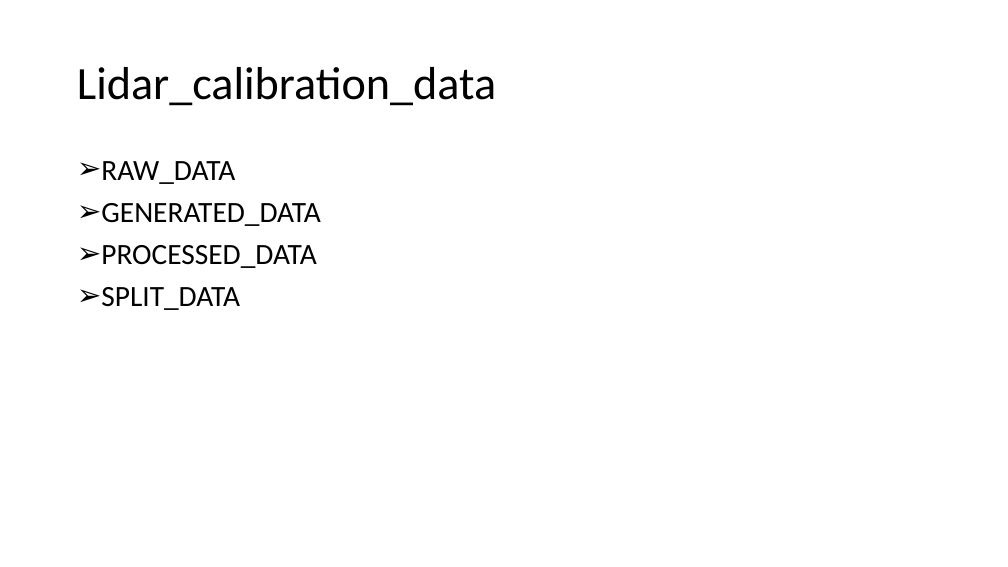
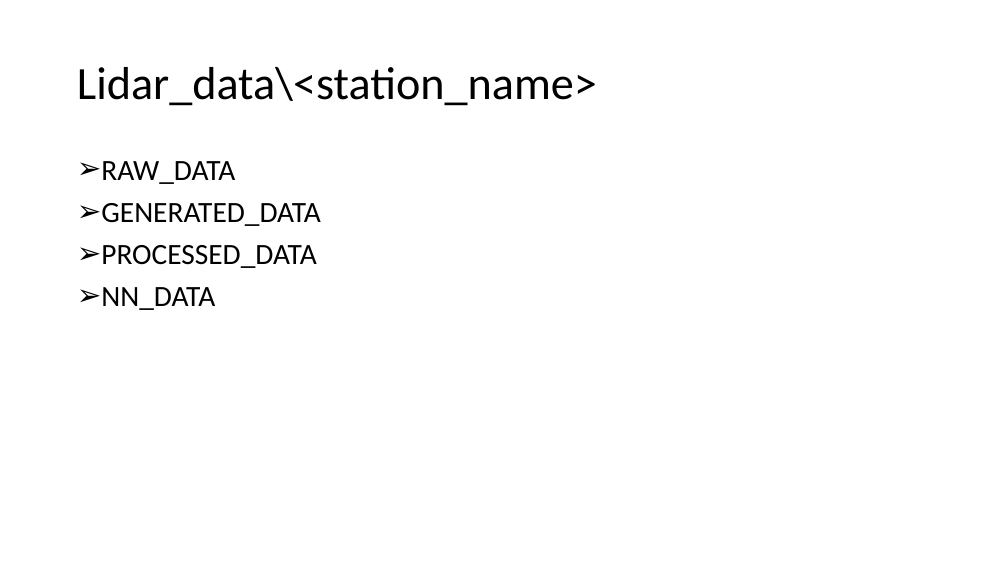
Before and after one commit to Addalin/pyALiDAn, a slide deck: slide 2 of Paths_lidar_learning.pptx. Drawn at 1008x567 pixels with LibreOffice and Linux fonts; fonts in the diff are those of the drawing. Boxes give left, top, right and bottom in pixels: in the first picture for what was removed or moved away, otherwise in the second. Text is boxed around its words. In the diff, an @@ line names an element or a change of style, - is before the commit and + after.

```diff
--- a/Paths_lidar_learning.pptx
+++ b/Paths_lidar_learning.pptx
@@ title at (77,67,597,106): text changed @@
-Lidar_calibration_data
+Lidar_data\<station_name>
@@ text at (101,287,215,310): text changed @@
-➢ SPLIT_DATA
+➢ NN_DATA
```
Also in this commit, not shown: 4 other slides changed.
